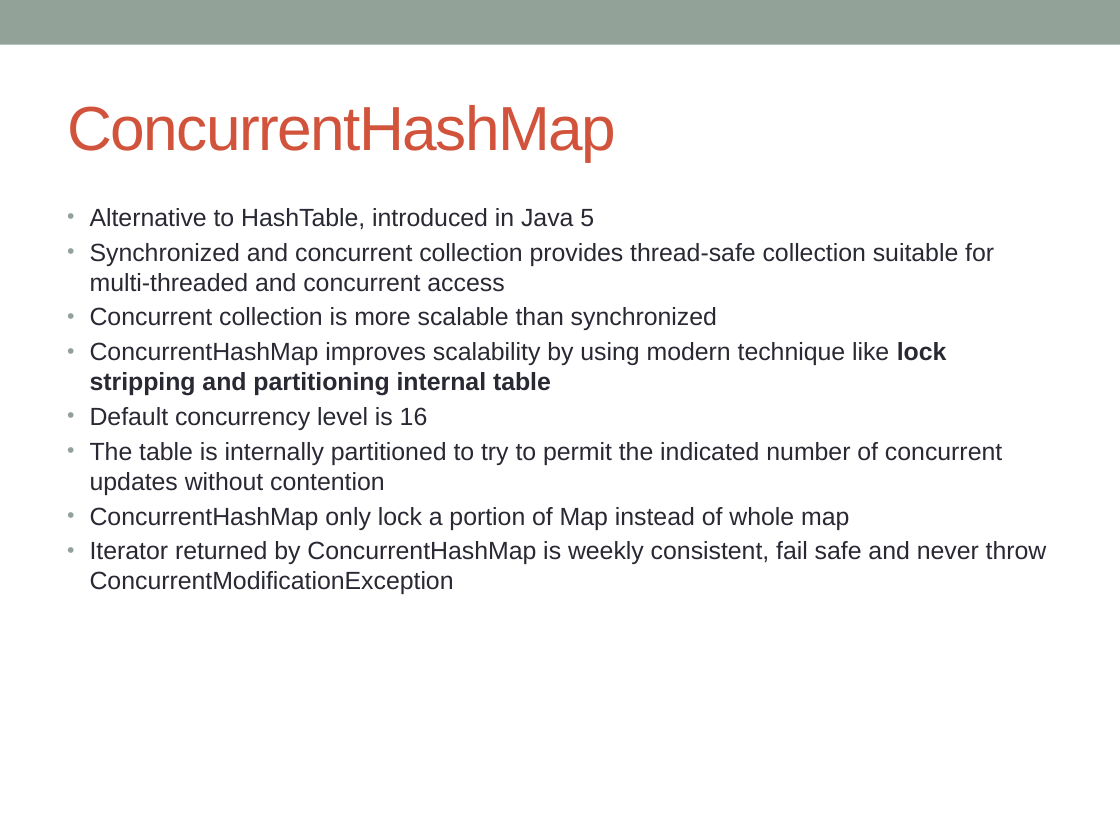
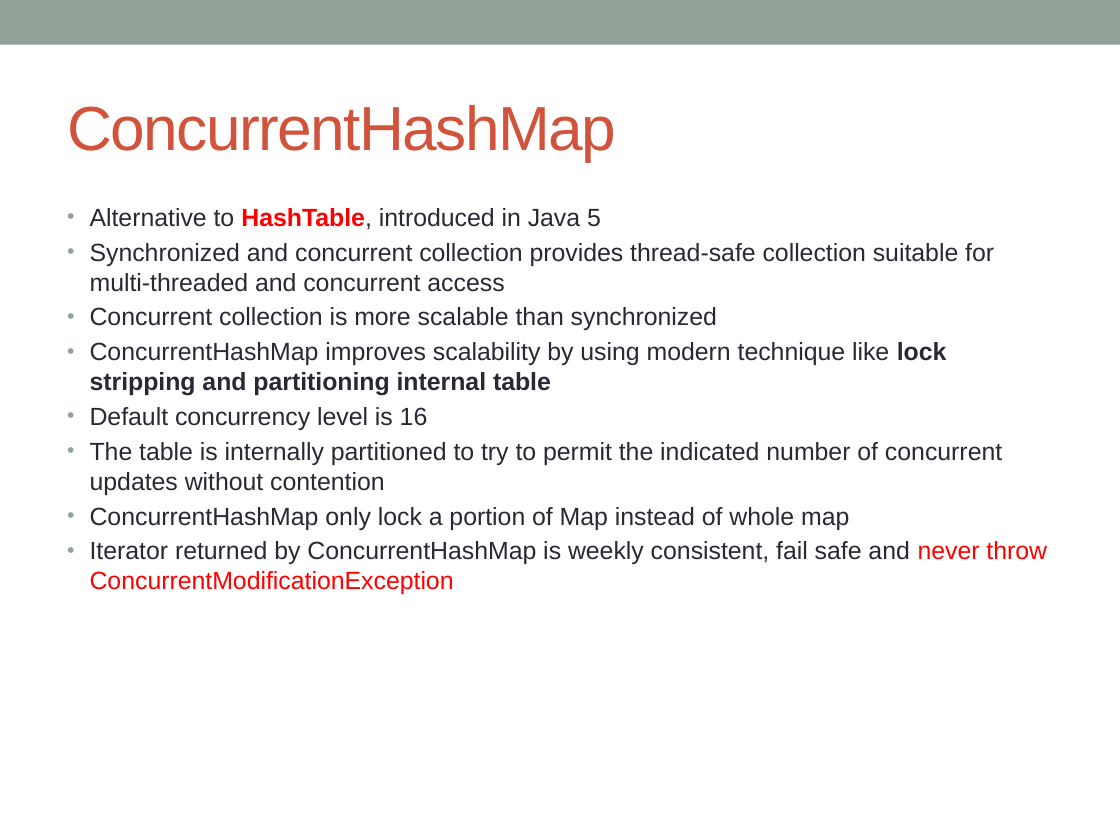
Before and after one commit to notionquest/ProjectDocumentation, a slide deck: slide 28 of MultiThreading.pptx. Drawn at 1120x840 pixels with LibreOffice and Linux fonts; fonts in the diff are those of the drawing. Boxes give left, top, right and bottom in pixels: in the first picture for what was removed or moved away, otherwise in the second. Text is boxed around its words. In the diff, an @@ line names an element or a change of style, - is before the commit and + after.

```diff
--- a/MultiThreading.pptx
+++ b/MultiThreading.pptx
@@ text at <box>90,208,1047,594</box>: text colour #292934 to #FF0000 in "HashTable,", "never throw ConcurrentModificationException"; bold on in "HashTable," @@
```
Also in this commit, not shown: 3 slides added.
